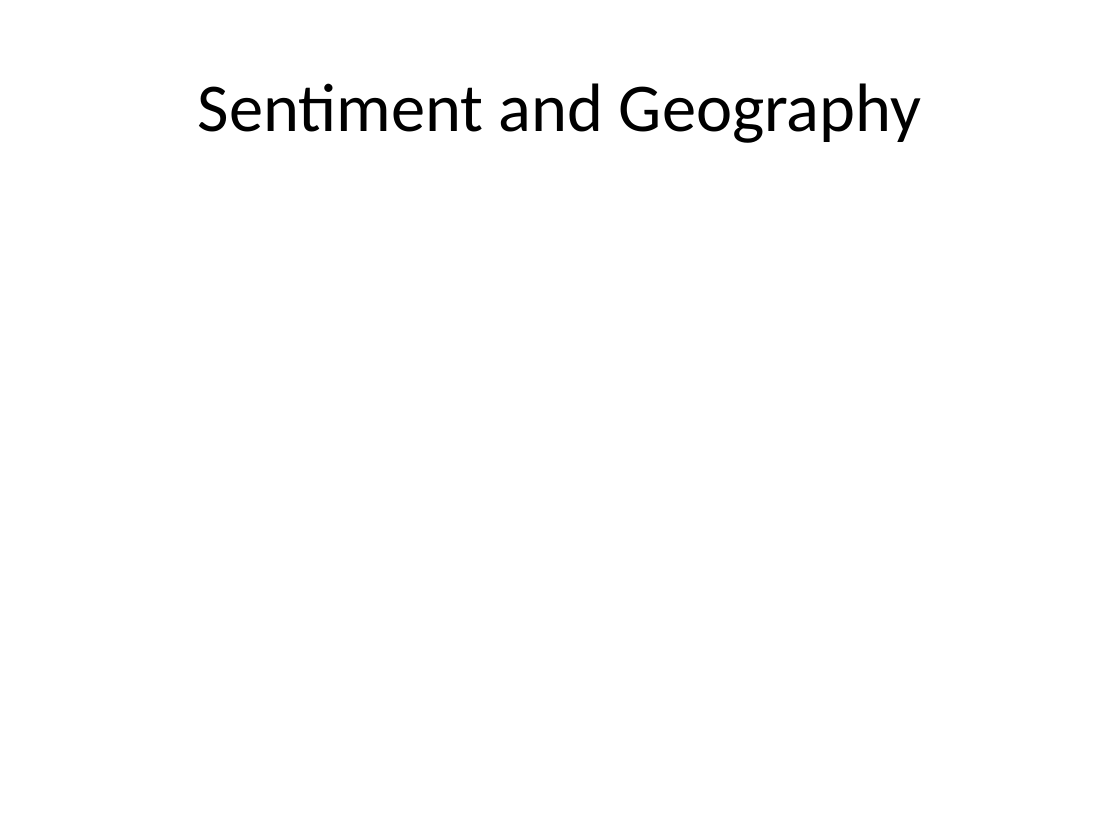
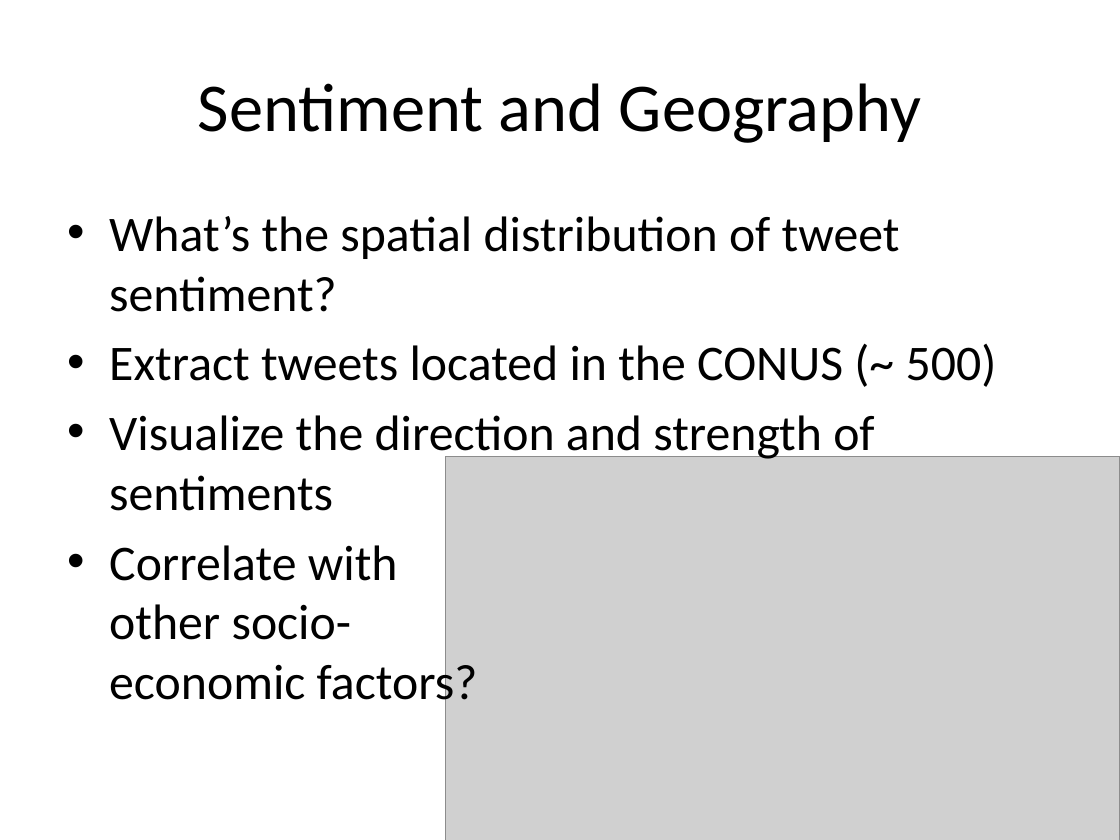
Before and after one commit to rajarshi/ctrug-tweet, a slide deck: slide 12 of ctrug.pptx (slide 10 before the commit). Drawn at 1120x840 pixels with LibreOffice and Linux fonts; fonts in the diff are those of the drawing; grey boxes stand for pictures. Boxes give left, top, right and bottom in pixels: in the first picture for what was removed or moved away, otherwise in the second. Text is boxed around its words. In the diff, an @@ line names an element or a change of style, - is before the commit and + after.

```diff
--- a/ctrug.pptx
+++ b/ctrug.pptx
@@ text added at box(109, 216, 997, 711), 32 pt, text #000000 @@
+• What’s the spatial distribution of tweet sentiment?
+• Extract tweets located in the CONUS (~ 500)
+• Visualize the direction and strength of
+  sentiments
+• Correlate with
+  other socio-
+  economic factors?
@@ picture added at box(446, 456, 1120, 840) @@
```
Also in this commit, not shown: 3 other slides changed, 4 slides added, 1 slide removed, 2 other files.
